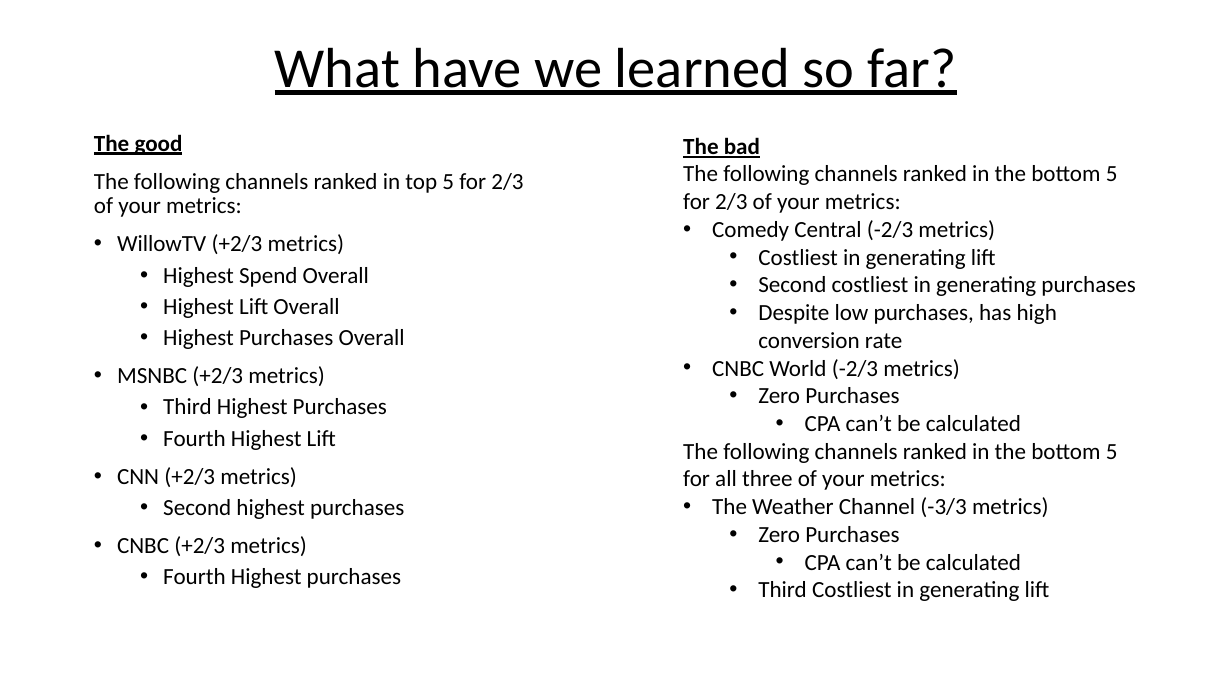
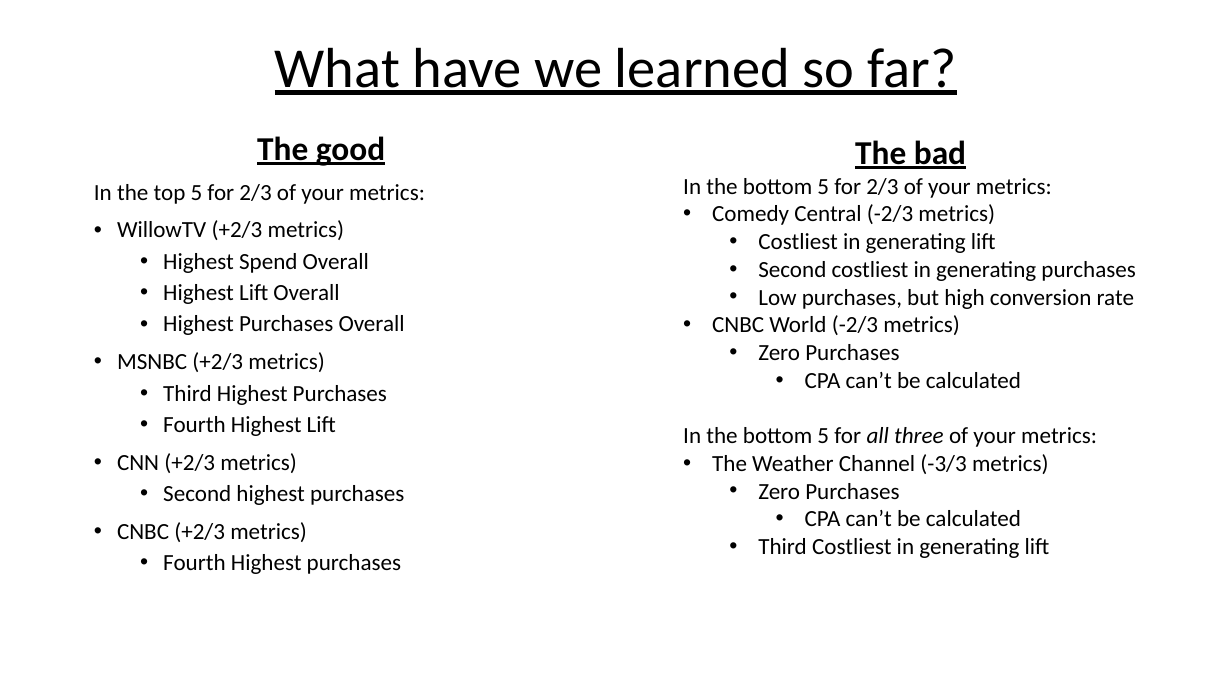
Before and after one commit to papir805/telepulse_ad_campaign_report, a slide deck: slide 8 of companyxyz_presentation copy.pptx. Drawn at 1232x693 pixels with LibreOffice and Linux fonts; fonts in the diff are those of the drawing. Boxes give left, top, right and bottom in pixels: in the first picture for what was removed or moved away, otherwise in the second. Text is boxed around its words. In the diff, an @@ line names an element or a change of style, - is before the commit and + after.

```diff
--- a/companyxyz_presentation copy.pptx
+++ b/companyxyz_presentation copy.pptx
@@ text at box(257, 136, 385, 166): size 18 to 26 pt in "The good"; alignment left to centre @@
@@ text at box(855, 140, 966, 169): size 18 to 26 pt in "The bad"; alignment left to centre @@
@@ text at box(683, 178, 1052, 198): text changed @@
-The following channels ranked in the bottom 5 for 2/3 of your metrics:
+In the bottom 5 for 2/3 of your metrics:
@@ text at box(94, 184, 425, 204): text changed @@
-The following channels ranked in top 5 for 2/3 of your metrics:
+In the top 5 for 2/3 of your metrics:
@@ text at box(758, 289, 1134, 309): text changed @@
-  • Despite low purchases, has high conversion rate
+  • Low purchases, but high conversion rate
@@ text at box(683, 427, 1097, 447): text changed @@
-The following channels ranked in the bottom 5 for all three of your metrics:
+In the bottom 5 for all three of your metrics:
```
Also in this commit, not shown: 15 other slides changed, 4 other files.
